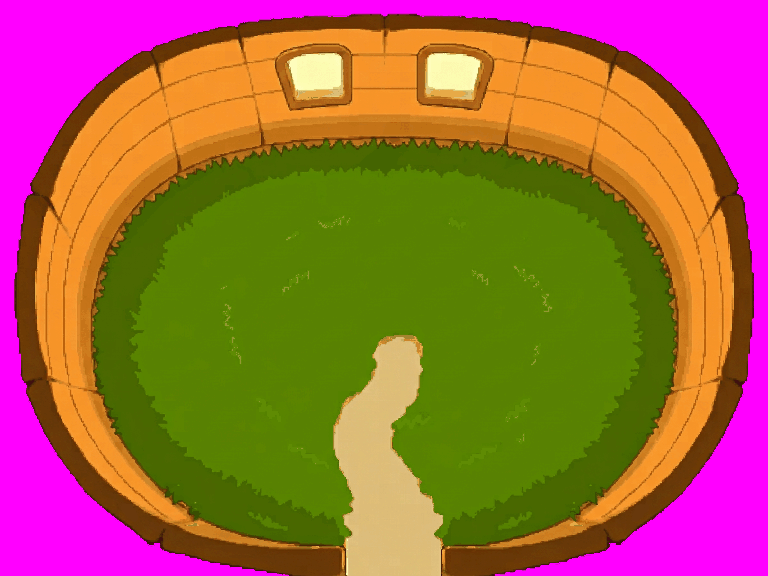
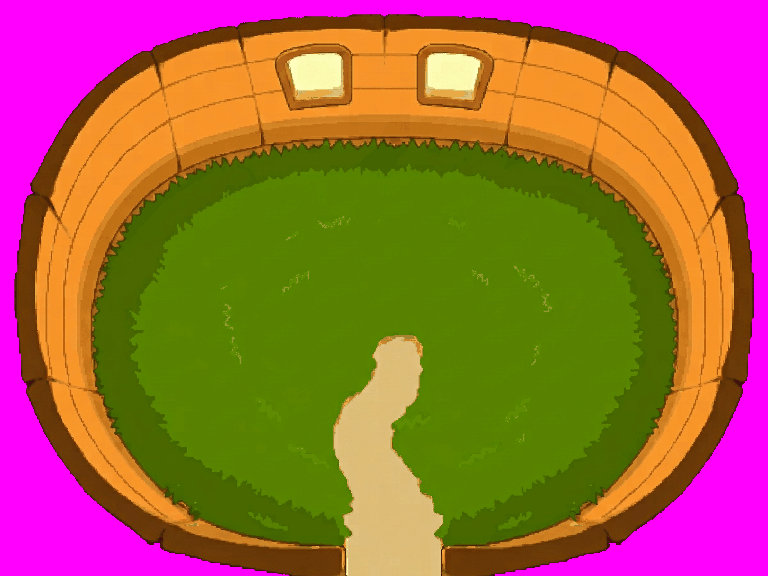
Layers edited between the first and the second 768 × 576 image:
painted on "05_fond" over [15, 13, 755, 576]
painted on "04_murs" over [63, 14, 739, 541]
painted on "00_sol_complet" over [15, 13, 755, 576]
